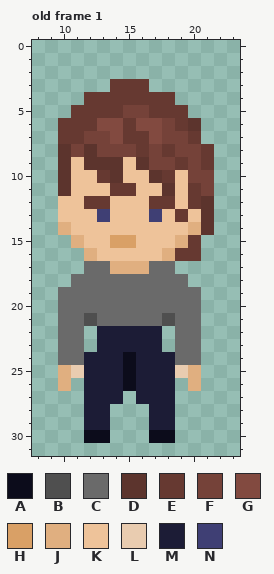
Edited in one commit: pixel-art file (dev/player.aseprite). That is the earlier state.
32x32 pixels, 4 frames. Colours within 5 levels of each other are drawn and written as one. Shown: old frame 1: x 8..23, y 0..31. The commit also changed other frames, which this record leaves out.
Palette (. is transparent): A #0c0c1b  B #4f4f4f  C #6a6a6a  D #5c342d  E #663931  F #754239  G #824a40  H #d9a066  J #e0af80  K #eec39a  L #e9ccb0  M #1c1c36  N #3f3f74
Pixels before, old frame 1, first column x 10:
 3 ....EEE.....
 4 ..EEEEEEE...
 5 .EEEEFFEEE..
 6 EEEGGEGGFED.
 7 EEFFGEEGFFE.
 8 DFDFFFEFEFFE
 9 DKDDDKDFFEFE
10 DKKEDKKDEKFF
11 DKKKEEKKDKEF
12 KKEEKKKEEKED
13 KKKNKKKNKEKD
14 JKKKKKKKKKJD
15 .JKKHHKKKJE.
16 ..JKKKKKJEE.
17 ..CCJJJCC...
18 .CCCCCCCCC..
19 CCCCCCCCCCC.
20 CCCCCCCCCCC.
21 CCBCCCCCBCC.
22 CC.MMMMM.CC.
23 CC.MMMMM.CC.
24 CCMMMAMMMCC.
25 JLMMMAMMMLJ.
26 J.MMMAMMM.J.
27 ..MMM.MMM...
28 ..MM...MM...
29 ..MM...MM...
30 ..AA...AA...
The result:
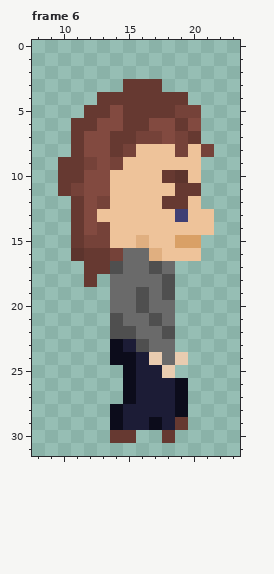
A new or re-ordered frame is compared with the old frame closest to it.
What changed:
frames 4 -> 8
layer "90" added
layer "Layer 1" removed
Changed rows in their new state; - is an unchanged pixel.
Frame 6 is new; against old frame 1:
first column x 10:
 3 ----.--E----
 4 --.------E--
 5 -.--GEE--FF-
 6 .-----E-G-G-
 7 .-GGE-FFG---
 8 .EGGE-KKK-KF
 9 EEFGF-KKKKK.
10 EEGGK--K-DK.
11 EFGGKK--KE-.
12 .EGF---K-EK.
13 .EGK---K-N-K
14 .EGF------KK
15 -EFFKKJ--HH-
16 -DEEFCCJKKK-
17 --EEBCCB----
18 -.E.----B.--
19 ....--B-B..-
20 ....--B--..-
21 ....B--BC..-
22 ..-.BBCCB..-
23 ..-.A-BCC..-
24 ....A--LCL.-
25 .....---L..-
26 .-...----A.-
27 --...A---A--
28 --..AMM--A--
29 --..AMMA-E--
30 --..EE-.E---
Changed places in both pictures, as pixel boxes (x1, y1, x2, y2):
changed: (58, 79, 214, 443)
